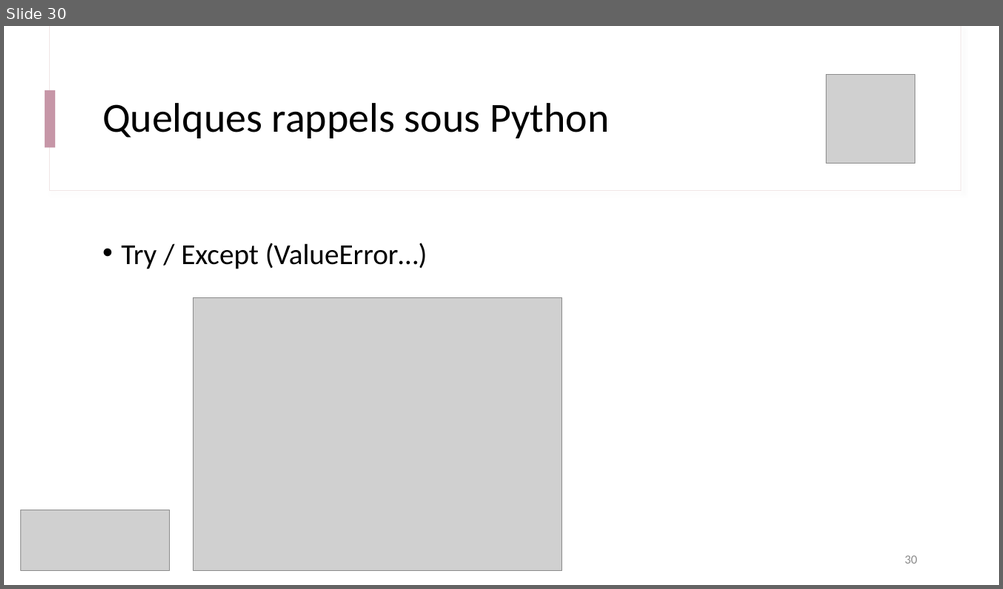
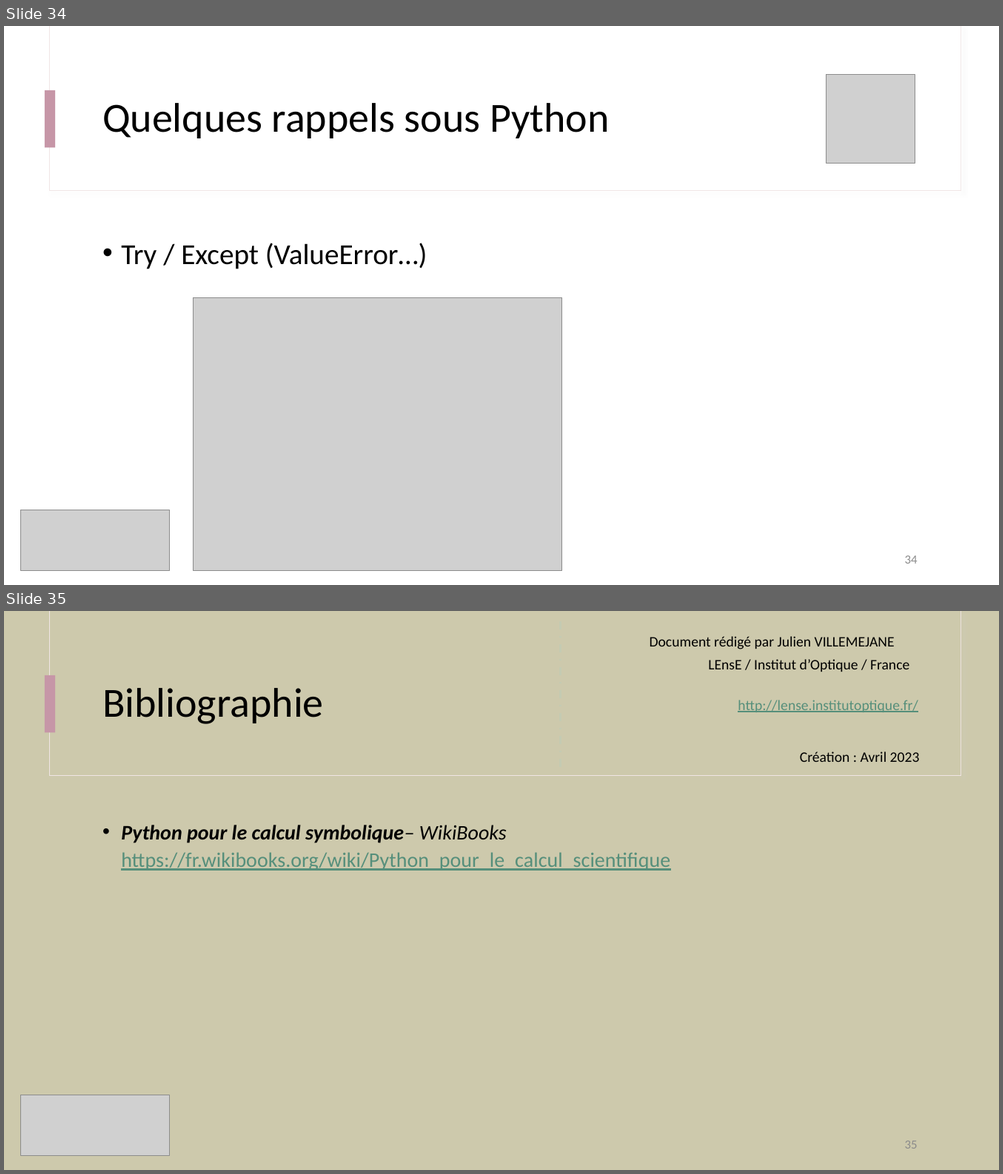
Before and after one commit to IOGS-Digital-Methods/semester-5, a slide deck: s5_outils_numeriques/b1_outils_numeriques/seance1_demistifier_python/B1_1_Demystifier_Python.pptx. Shown one above the other, each under a label of ours: slide 30 before the commit, slides 34 and 35 after it. The pictures are 1003x589 and 1003x1174 pixels, drawn with LibreOffice and Linux fonts; fonts in the diff are those of the drawing; grey boxes stand for pictures. Boxes give left, top, right and bottom in pixels: in the first picture for what was removed or moved away, otherwise in the second. Text is boxed around its words. In the diff, an @@ line names an element or a change of style, - is before the commit and + after.

```diff
--- a/s5_outils_numeriques/b1_outils_numeriques/seance1_demistifier_python/B1_1_Demystifier_Python.pptx
+++ b/s5_outils_numeriques/b1_outils_numeriques/seance1_demistifier_python/B1_1_Demystifier_Python.pptx
@@ slide 35 added at (4, 611, 999, 1170), background #CDC9AC; not listed: 1 template element that a slide beside it also shows @@
@@ rectangle added at (50, 611, 961, 776), fill #CDC9AC, outline #F0E5E5 0.75 pt @@
@@ rectangle added at (51, 611, 961, 775), fill #CDC9AC @@
@@ line added from (560, 621) to (560, 772), #C4CBB2 2 pt dashed @@
@@ text added at (649, 636, 894, 649), 14 pt, text #000000 @@
+Document rédigé par Julien VILLEMEJANE
@@ text added at (708, 659, 909, 672), 14 pt, text #000000 @@
+LEnsE / Institut d’Optique / France
@@ title added at (102, 688, 324, 724), 40 pt, text #000000 @@
+Bibliographie
@@ text added at (737, 700, 918, 712), 14 pt, text #568F7B, underline @@
+http://lense.institutoptique.fr/
@@ text added at (800, 752, 919, 762), 14 pt, text #000000 @@
+Création : Avril 2023
@@ text added at (121, 825, 670, 871), 20 pt, text #568F7B, underline @@
+• Python pour le calcul symbolique– WikiBooks
+  https://fr.wikibooks.org/wiki/Python_pour_le_calcul_scientifique
@@ picture added at (20, 1095, 170, 1156) @@
@@ page number added at (905, 1141, 917, 1149), 12 pt, text #8C8C8C @@
+35
@@ what was slide 30 is now slide 34 @@
@@ page number at (905, 556, 917, 564): text changed @@
-30
+34
```
Also in this commit, not shown: 1 slide changed, 2 other slides added, 4 other files.
